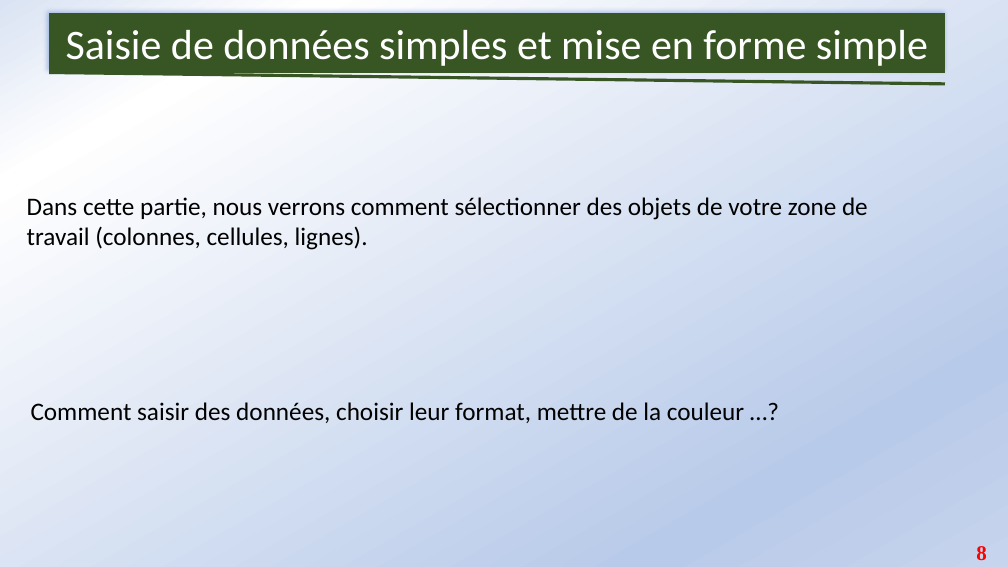
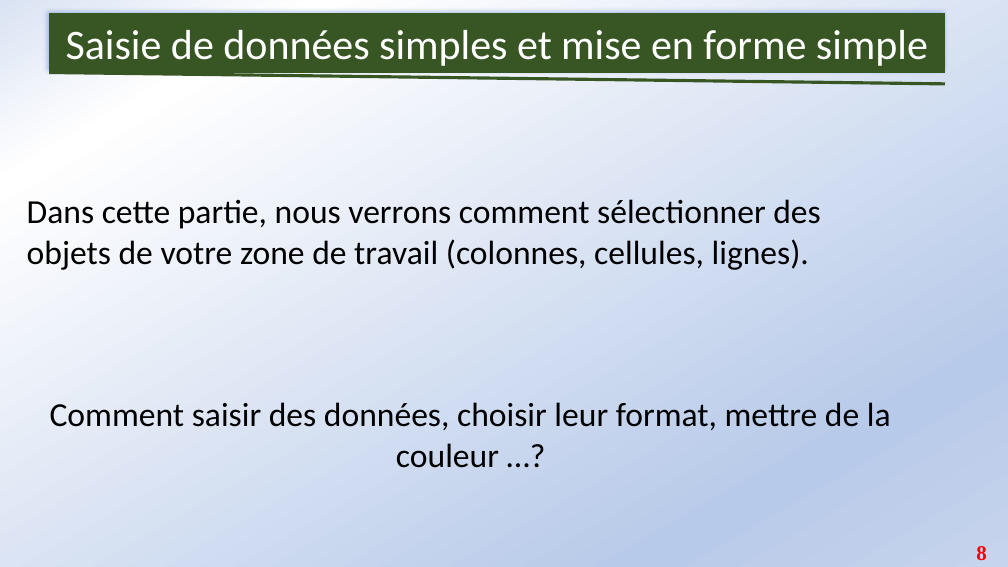
Before and after one commit to Abson-dev/Formation-Excel-IFDC, a slide deck: slide 8 of Cours/IFDC_1.pptx. Drawn at 1008x567 pixels with LibreOffice and Linux fonts; fonts in the diff are those of the drawing. Boxes give left, top, right and bottom in pixels: in the first picture for what was removed or moved away, otherwise in the second. Text is boxed around its words. In the diff, an @@ line names an element or a change of style, - is before the commit and + after.

```diff
--- a/Cours/IFDC_1.pptx
+++ b/Cours/IFDC_1.pptx
@@ text "Dans cette partie, nous verrons ..." at (x1=27, y1=199, x2=821, y2=270): size 24 to 32 pt @@
@@ text "Comment saisir des données, choisir ..." at (x1=50, y1=402, x2=891, y2=468): size 24 to 32 pt @@
```
Also in this commit, not shown: 11 other slides changed.
